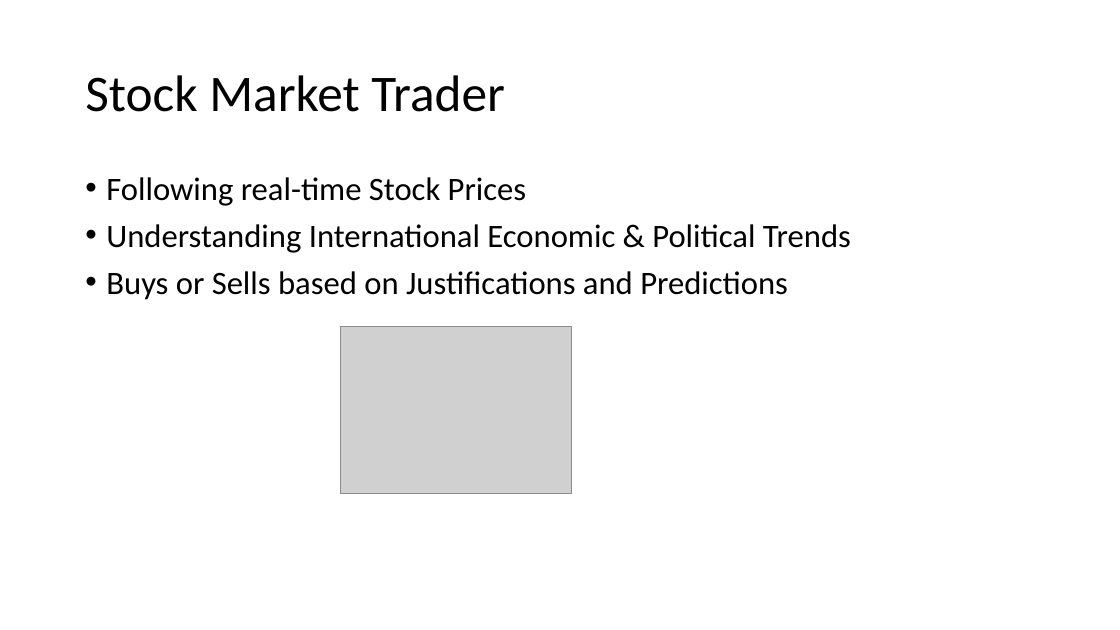
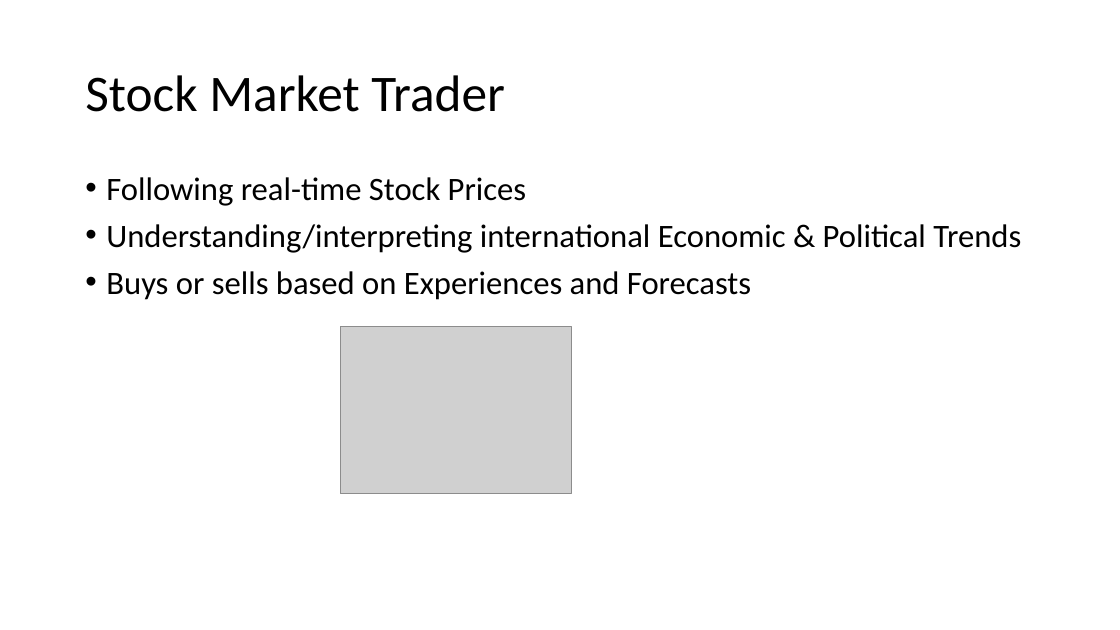
Before and after one commit to agilesolutions/agilesolutions.github.io, a slide deck: slide 1 of ppt/ai-trader.pptx. Drawn at 1120x630 pixels with LibreOffice and Linux fonts; fonts in the diff are those of the drawing; grey boxes stand for pictures. Boxes give left, top, right and bottom in pixels: in the first picture for what was removed or moved away, otherwise in the second. Text is boxed around its words. In the diff, an @@ line names an element or a change of style, - is before the commit and + after.

Commit message:
AI trader

```diff
--- a/ppt/ai-trader.pptx
+++ b/ppt/ai-trader.pptx
@@ text at (106, 224, 1021, 300): text changed @@
-• Understanding International Economic & Political Trends
-• Buys or Sells based on Justifications and Predictions
+• Understanding/interpreting international Economic & Political Trends
+• Buys or sells based on Experiences and Forecasts
```
Also in this commit, not shown: 2 other slides changed.
